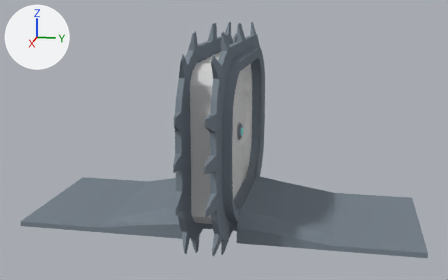
One commit to the Blender file Blender/door.blend: the scene before it, then after it.
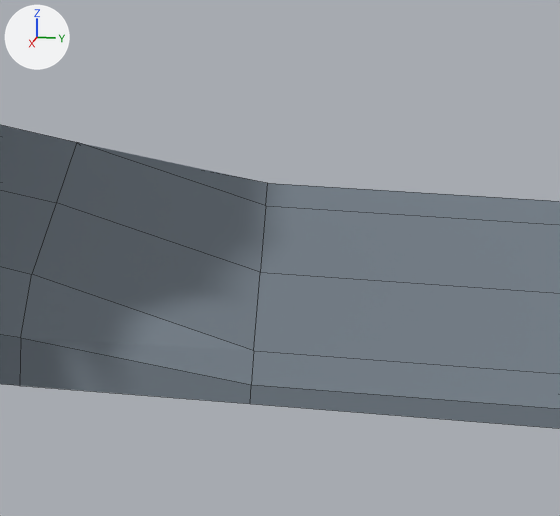
The first picture shows the older version from a 50 mm camera at (21.82, 4.26, 8.14) aimed at (0.09, -0.09, 2.7). The close-ups show both versions on the part from 59% to 92% of the width and 52% to 100% of the height of that picture; other places that the commit changed are outside them. The axes (+X, +Y, +Z) are drawn at upper left. The lights are the same throughout. The close-ups show mesh edges as thin lines.

In view in the first close-up: 'walkingRamp'.
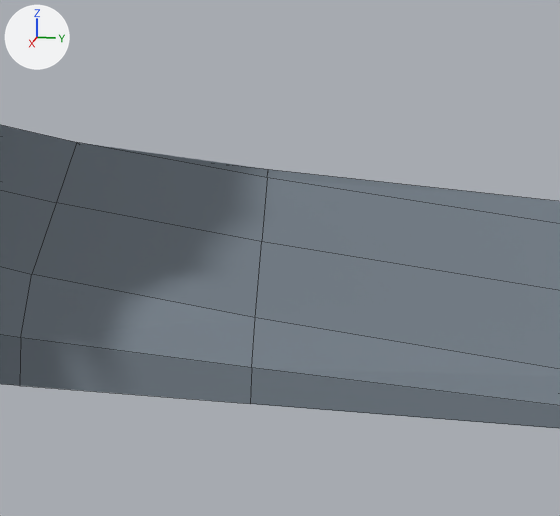
The change, as a diff of the scene's bpy script:
```diff
--- a/Blender/door.blend.py
+++ b/Blender/door.blend.py
@@ me_cube_002 @@
 me_cube_002.from_pydata(...)  # 104 vertices, 100 faces; spans x -2.72..2.72, y -7.0..7.0, z -0.19..0.77
 # used by ob_walkingramp; location = (0.0, 0.0, 0.0)
 # before: 43 (1.96, 3.98, 0.0) at pixel (253, 350), 45 (-1.96, 3.98, 0.0) at pixel (265, 205), 58 (0.0, 3.98, 0.0) at pixel (260, 272)
-me_cube_002.vertices[67].co = (-2.72, 3.98, 0.0)  # pixel (267, 183)
-me_cube_002.vertices[89].co = (2.72, 3.98, 0.0)  # pixel (251, 384)
+# me_cube_002 part 1
+for i in [43, 45, 58]: me_cube_002.vertices[i].co += Vector((0.0, 0.0, 0.31))
+me_cube_002.vertices[67].co = (-2.72, 3.98, 0.15)  # pixel (268, 169)
+me_cube_002.vertices[89].co = (2.72, 3.98, 0.15)  # pixel (251, 367)
 me_cube_002.materials.append(mat_generalmetal)
```

Boxes [x1, y1, x2, y2] around the edits, measured in the close-ups (560 x 516 px; the box of a moved part takes in the faces that stretch with it):
part 1 of me_cube_002, moved or reshaped
    both: [38, 143, 560, 429]
